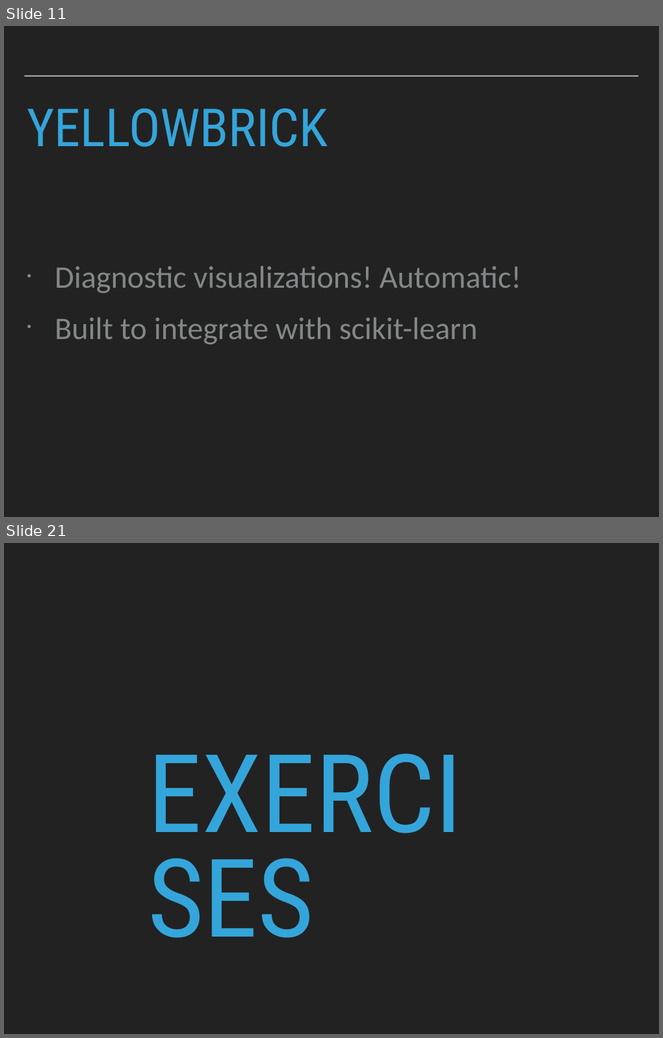
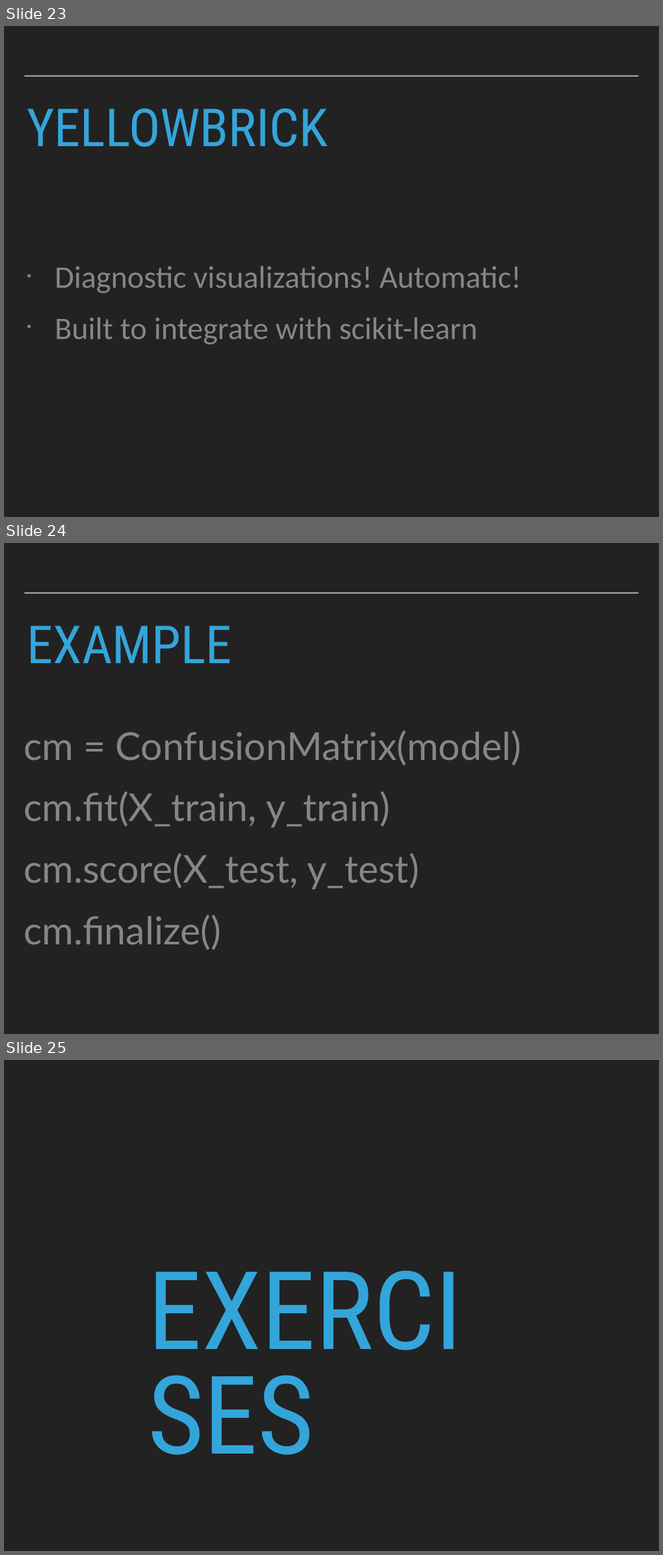
Before and after one commit to patricks1/noble-machine-learning, a slide deck: Session2/Session2_Slides.pptx. Shown one above the other, each under a label of ours: slides 11 and 21 before the commit, slides 23, 24 and 25 after it; the slides between them are not shown. The pictures are 663x1038 and 663x1555 pixels, drawn with LibreOffice and Linux fonts; fonts in the diff are those of the drawing. Boxes give left, top, right and bottom in pixels: in the first picture for what was removed or moved away, otherwise in the second. Text is boxed around its words. In the diff, an @@ line names an element or a change of style, - is before the commit and + after.

```diff
--- a/Session2/Session2_Slides.pptx
+++ b/Session2/Session2_Slides.pptx
@@ slide 24 added at <box>4,543,659,1034</box>, background #222222; not listed: 1 template element that a slide beside it also shows @@
@@ title added at <box>27,626,232,663</box>, 82 pt, text #34A5DA @@
+EXAMPLE
@@ text added at <box>24,730,522,950</box>, 60 pt, text #838787 @@
+cm = ConfusionMatrix(model)
+cm.fit(X_train, y_train)
+cm.score(X_test, y_test)
+cm.finalize()
@@ what was slide 11 is now slide 23 @@
@@ what was slide 21 is now slide 25 @@
```
Also in this commit, not shown: 4 slides changed, 38 other slides added, 25 slides removed, 3 other files.
